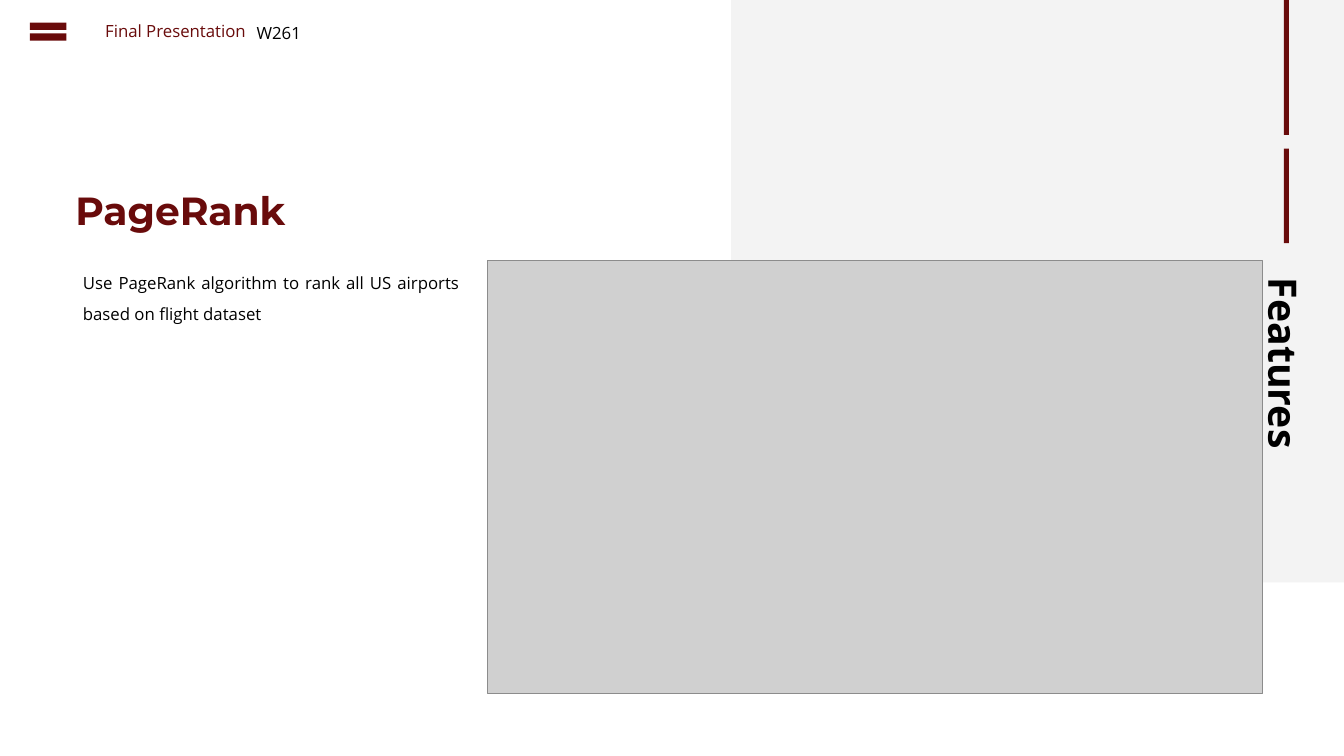
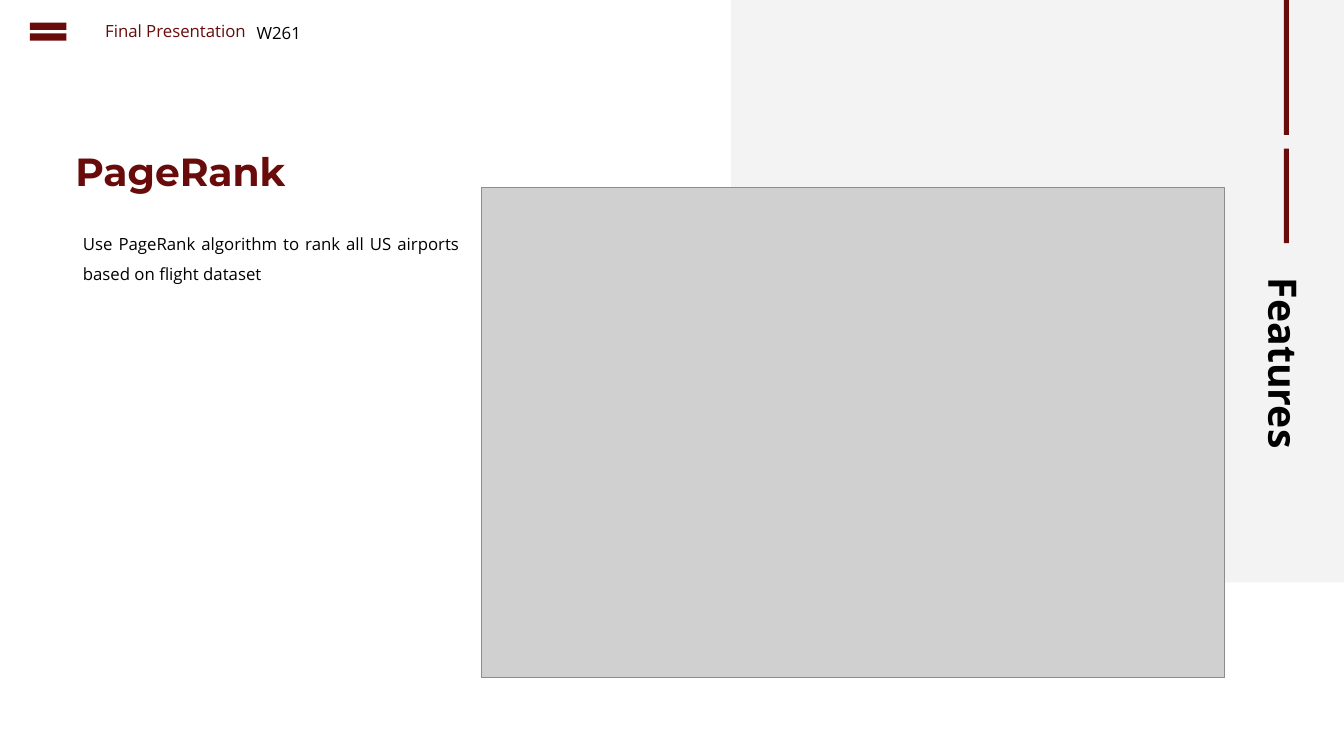
Before and after one commit to cbenge509/flightsontime, a slide deck: slide 11 of presentation/Delayed Flights Prediction - Final.pptx. Drawn at 1344x756 pixels with LibreOffice and Linux fonts; fonts in the diff are those of the drawing; grey boxes stand for pictures. Boxes give left, top, right and bottom in pixels: in the first picture for what was removed or moved away, otherwise in the second. Text is boxed around its words. In the diff, an @@ line names an element or a change of style, - is before the commit and + after.

```diff
--- a/presentation/Delayed Flights Prediction - Final.pptx
+++ b/presentation/Delayed Flights Prediction - Final.pptx
@@ text "PageRank": place and size @@
-text "PageRank" at [75,196,285,233]
+text "PageRank" at [75,157,285,194]
@@ picture: place and size @@
-picture at [488,260,1263,694]
+picture at [482,188,1226,678]
@@ text "Use PageRank algorithm to rank ..." rewrapped from [83,276,459,293] to [83,237,459,284] @@
```
Also in this commit, not shown: 3 other slides changed, 5 slides added, 3 slides removed.
